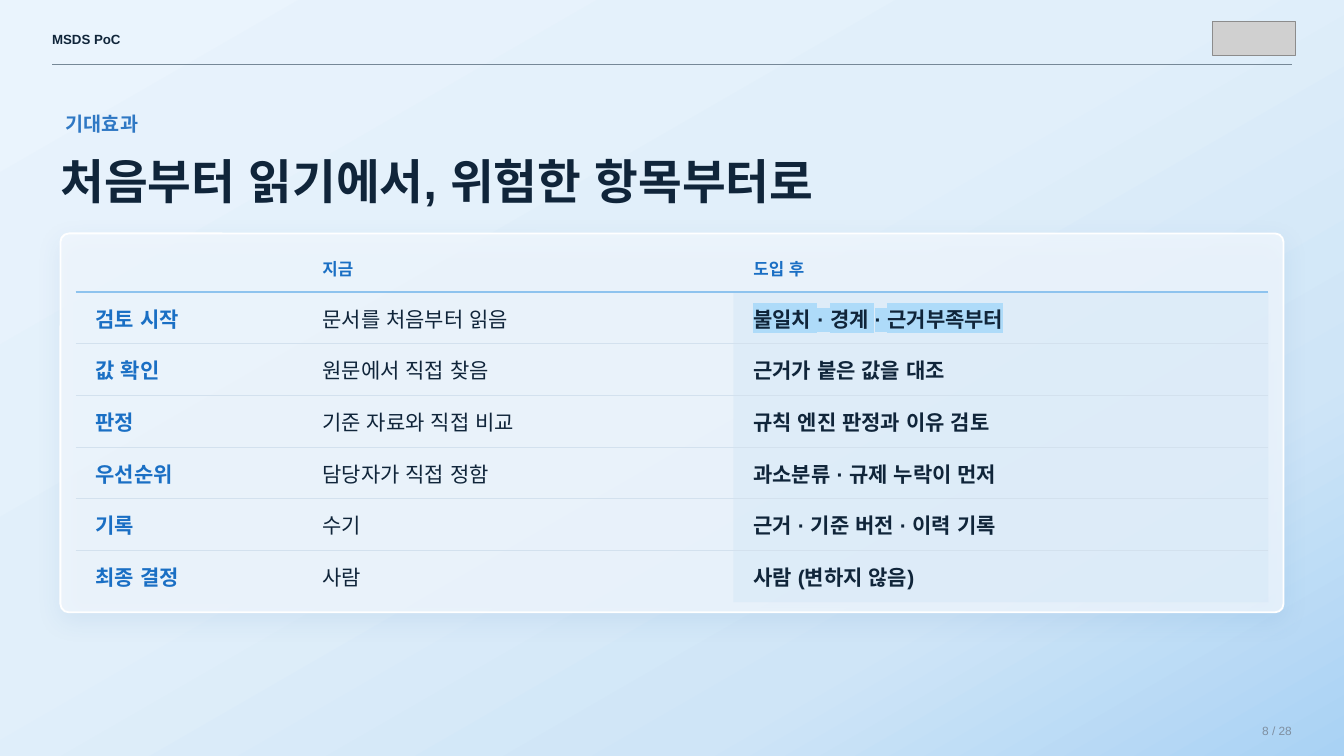
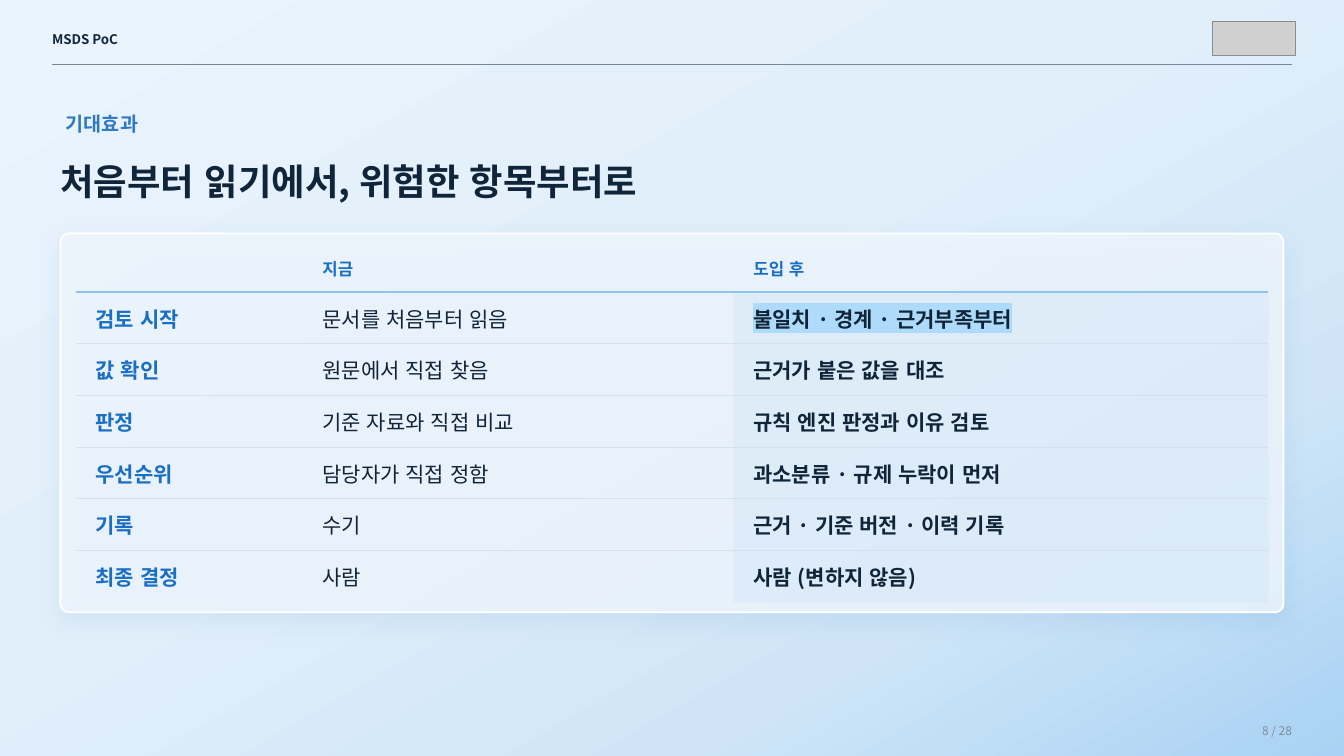
Before and after one commit to sunub/for-digital-divide, a slide deck: slide 8 of MSDS_PoC_flat.pptx. Drawn at 1344x756 pixels with LibreOffice and Linux fonts; fonts in the diff are those of the drawing; grey boxes stand for pictures. Boxes give left, top, right and bottom in pixels: in the first picture for what was removed or moved away, otherwise in the second. Text is boxed around its words. In the diff, an @@ line names an element or a change of style, - is before the commit and + after.

```diff
--- a/MSDS_PoC_flat.pptx
+++ b/MSDS_PoC_flat.pptx
@@ text "MSDS PoC" at (52,34,118,44): font Arial to Noto Sans CJK KR @@
@@ text "처음부터 읽기에서, 위험한 항목부터로" at (60,164,637,203): size 34 to 26 pt, font Arial to Noto Sans CJK KR @@
@@ table at (76,244,1268,603) @@
@@ font Arial to Noto Sans CJK KR @@
```
Also in this commit, not shown: 26 other slides changed, 1 slide added, 1 slide removed.
